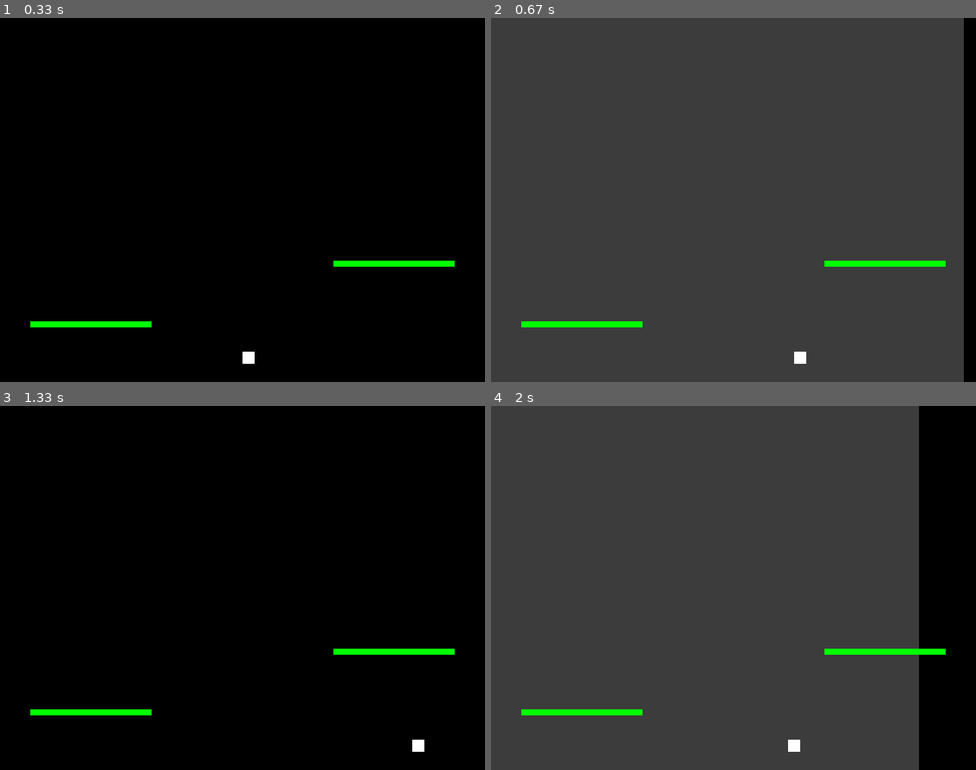
Above: before the commit, frames 1-4 (two rows, left to right).
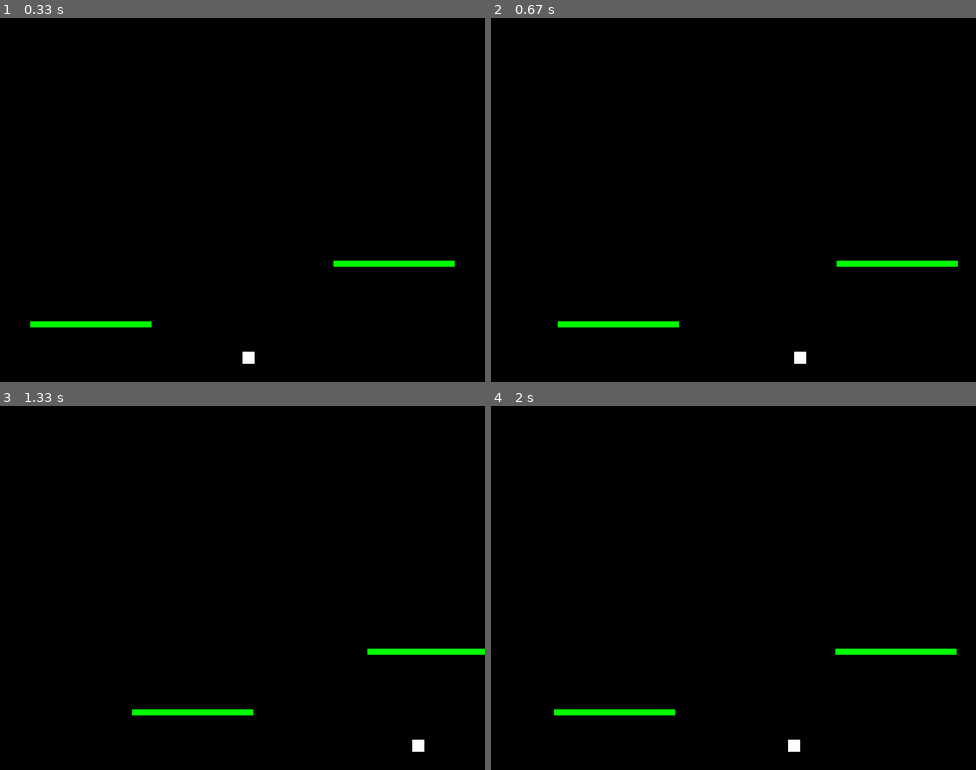
Above: after the commit, the same moments.

Repository: makeuseofcode/scrolling-background-in-pygame
Game: pygame game, started from parallax.py
The game is run twice, just before and just after one commit, with the same random seed, the same clock (stepped at 60 frames per second) and the same inputs.
Inputs:
- Up to frame 1 (0.33 s): no input
- Up to frame 2 (0.67 s): hold Right from 0.33 s (still down)
- Up to frame 3 (1.33 s): release Right at 0.8 s; hold Right 0.83-1.3 s
- Up to frame 4 (2 s): hold Left 1.33-1.87 s; hold Left from 1.9 s (still down)

Frame 1 is identical in both runs. In frame 2, 97% of the frame differs, in the area x 0-98%, y 0-100%; in frame 3, 0.9%; in frame 4, 88%.

Commit message:
Update parallax.py

Diff:
--- a/parallax.py
+++ b/parallax.py
@@ -13,20 +13,11 @@
 player_y = screen_height - 50
 player_speed = 5
 
+# Define the platform positions and speeds
 platforms = [
-    pygame.Rect(50, screen_height - 100,
-                200, 10),
-    pygame.Rect(screen_width - 250,
-                screen_height - 200, 200, 10)
+    {"rect": pygame.Rect(50, screen_height - 100, 200, 10), "speed": 3},
+    {"rect": pygame.Rect(screen_width - 250, screen_height - 200, 200, 10), "speed": 1}
 ]
-
-background_layers = [
-    pygame.Rect(0, 0, screen_width, screen_height),
-    pygame.Rect(0, 0, screen_width, screen_height)
-]
-
-background_colors = [(30, 30, 30), (60, 60, 60)]
-background_speeds = [0.1, 1.0]
 
 # Game loop
 running = True
@@ -39,29 +30,22 @@
     keys = pygame.key.get_pressed()
     if keys[pygame.K_LEFT] and player_x > 0:
         player_x -= player_speed
+        for platform in platforms:
+            platform["rect"].x -=  platform["speed"]
     if keys[pygame.K_RIGHT] and player_x < screen_width:
         player_x += player_speed
+        for platform in platforms:
+            platform["rect"].x +=  platform["speed"]
+
 
     # Render the game objects
     screen.fill((0, 0, 0))
 
-    # Check if the player is moving
-    if keys[pygame.K_LEFT] or keys[pygame.K_RIGHT]:
-        for i in range(len(background_layers)):
-            background_layers[i].x -= background_speeds[i]
-
-            if background_layers[i].x <= -screen_width:
-                background_layers[i].x = 0
-
-
-        pygame.draw.rect(screen, background_colors[i], background_layers[i])
-
     player = pygame.Rect(player_x, player_y, 20, 20)
-
     pygame.draw.rect(screen, (255, 255, 255), player)
 
     for platform in platforms:
-        pygame.draw.rect(screen, (0, 255, 0), platform)
+        pygame.draw.rect(screen, (0, 255, 0), platform["rect"])
 
     pygame.display.flip()
 
